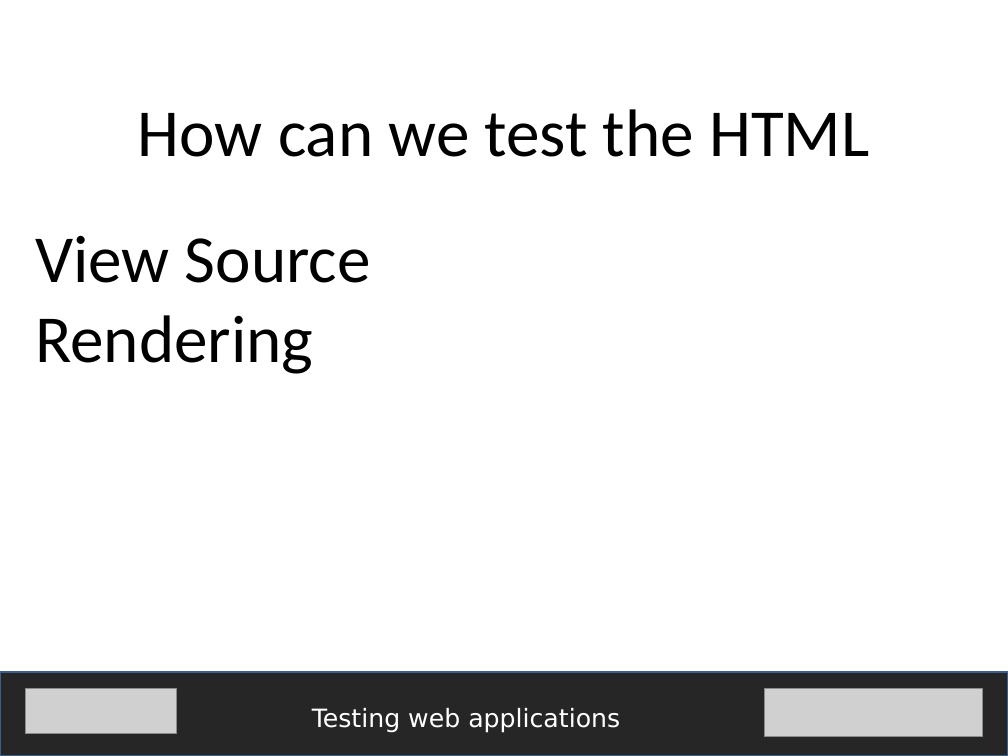
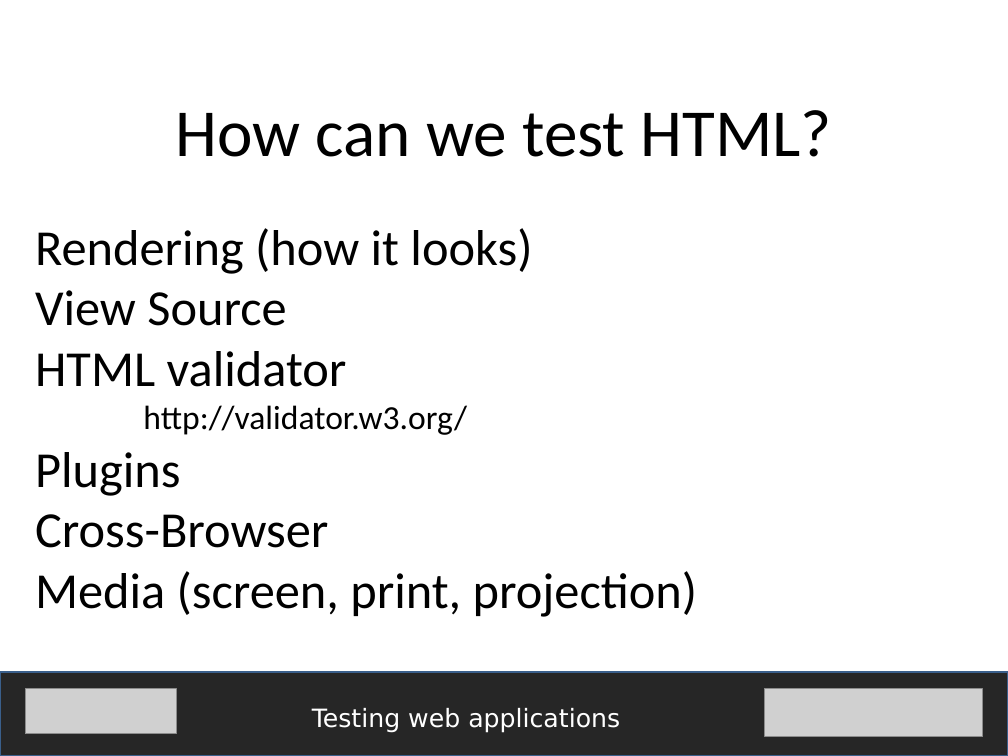
Before and after one commit to fijiaaron/testing-web-apps-and-services, a slide deck: slide 3 of presentations/Testing web apps.pptx. Drawn at 1008x756 pixels with LibreOffice and Linux fonts; fonts in the diff are those of the drawing; grey boxes stand for pictures. Boxes give left, top, right and bottom in pixels: in the first picture for what was removed or moved away, otherwise in the second. Text is boxed around its words. In the diff, an @@ line names an element or a change of style, - is before the commit and + after.

```diff
--- a/presentations/Testing web apps.pptx
+++ b/presentations/Testing web apps.pptx
@@ text at box(176, 110, 832, 157): text changed @@
-How can we test the HTML
+How can we test HTML?
@@ text at box(35, 228, 532, 274): paragraph added @@
+Rendering (how it looks)
@@ text at box(35, 290, 286, 326): size 48 to 36 pt in "View Source" @@
@@ text at box(35, 351, 697, 617): text changed; size 48 to 36 pt @@
-Rendering
+HTML validator
+http://validator.w3.org/
+Plugins
+Cross-Browser
+Media (screen, print, projection)
```
Also in this commit, not shown: 3 other slides changed, 4 slides added, 2 other files.
